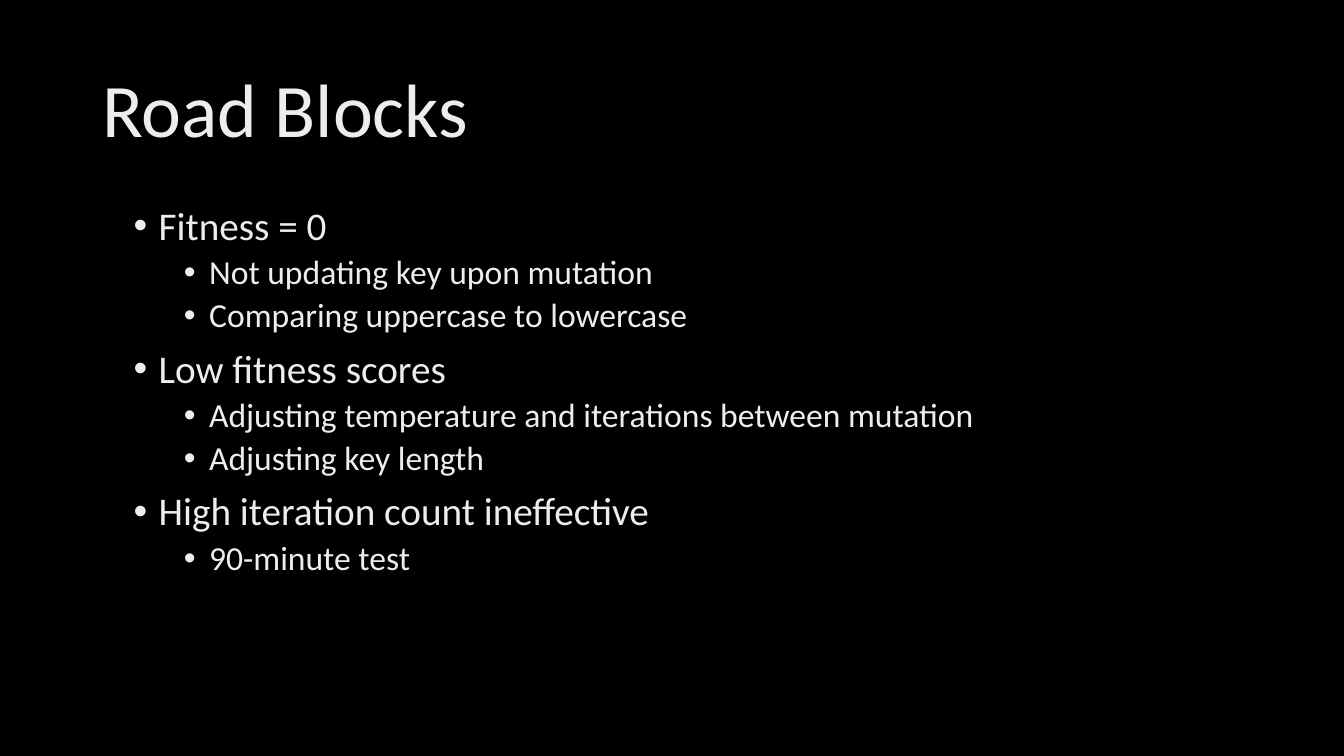
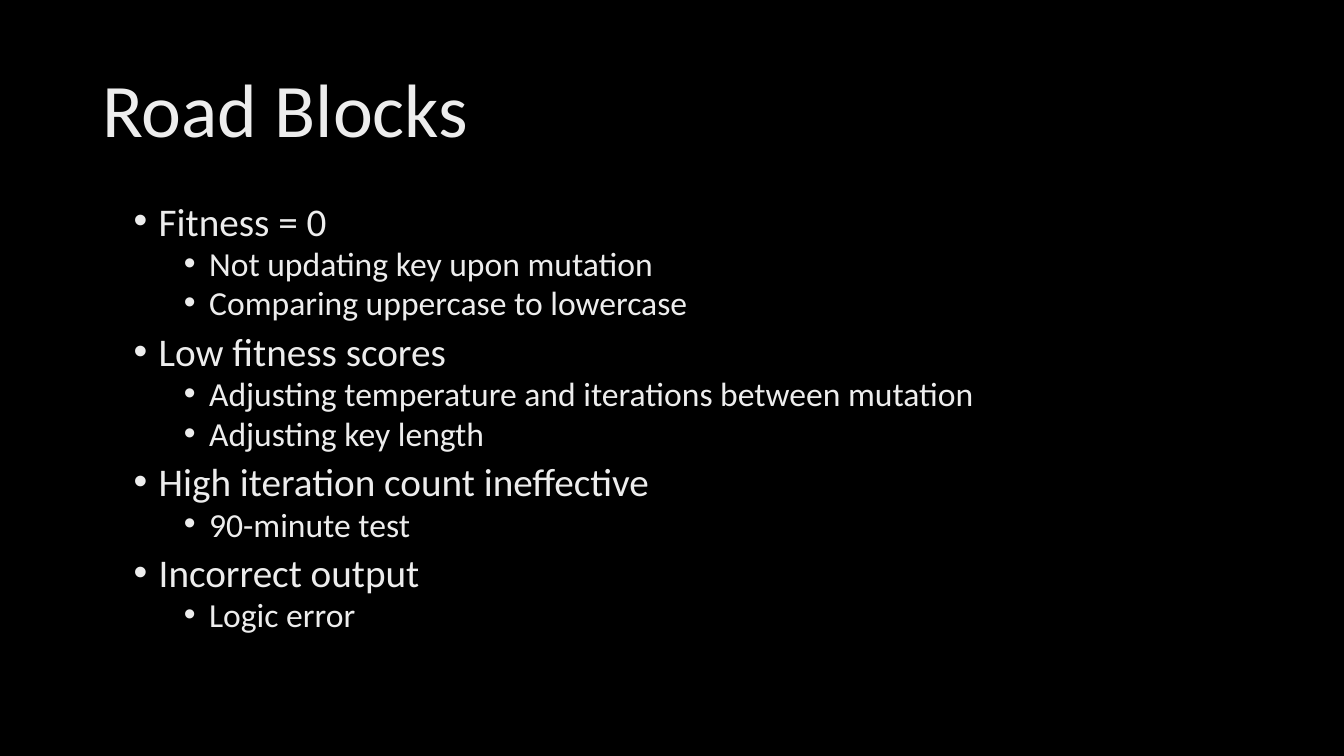
Before and after one commit to Steven-Reeves/Cryptography, a slide deck: slide 7 of Final_Presentation.pptx. Drawn at 1344x756 pixels with LibreOffice and Linux fonts; fonts in the diff are those of the drawing; background and template pictures are left out. Boxes give left, top, right and bottom in pixels: in the first picture for what was removed or moved away, otherwise in the second. Text is boxed around its words. In the diff, an @@ line names an element or a change of style, - is before the commit and + after.

```diff
--- a/Final_Presentation.pptx
+++ b/Final_Presentation.pptx
@@ text at <box>159,209,973,538</box>: line spacing 0.9 to 0.8 @@
@@ text at <box>159,562,420,633</box>: paragraphs added @@
+• Incorrect output
+  • Logic error
```
Also in this commit, not shown: 1 other slide changed.
